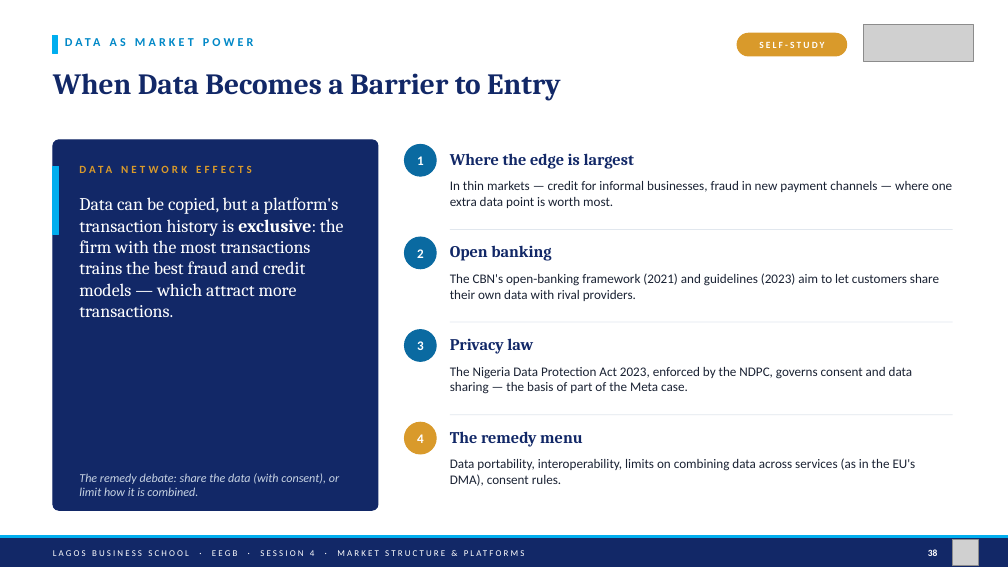
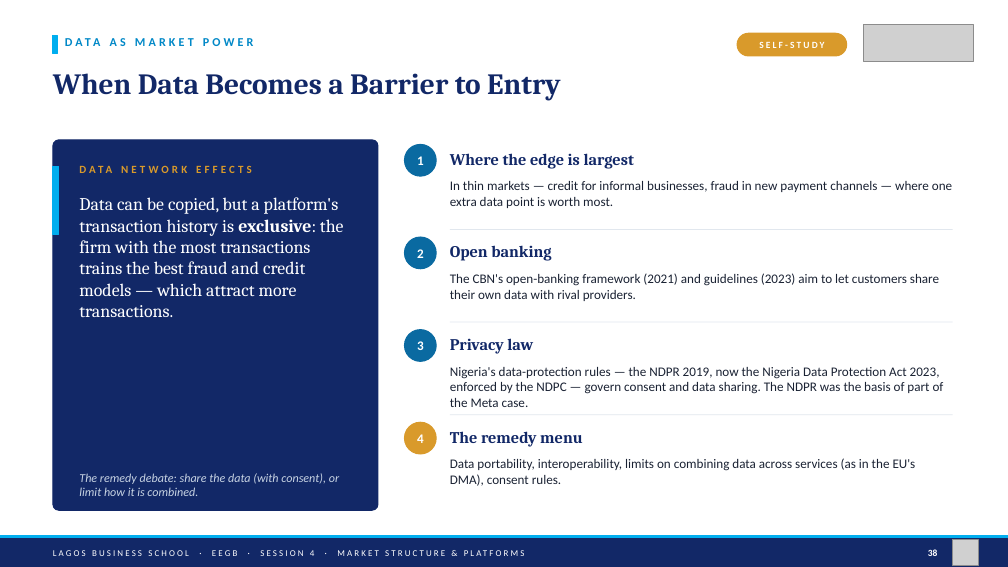
Before and after one commit to adibongo/eegb, a slide deck: slide 38 of sessions/s04/slides/EEGB_S04_Market_Structure_Platforms_Competition_Policy.pptx. Drawn at 1008x567 pixels with LibreOffice and Linux fonts; fonts in the diff are those of the drawing; grey boxes stand for pictures. Boxes give left, top, right and bottom in pixels: in the first picture for what was removed or moved away, otherwise in the second. Text is boxed around its words. In the diff, an @@ line names an element or a change of style, - is before the commit and + after.

```diff
--- a/sessions/s04/slides/EEGB_S04_Market_Structure_Platforms_Competition_Policy.pptx
+++ b/sessions/s04/slides/EEGB_S04_Market_Structure_Platforms_Competition_Policy.pptx
@@ text at [450, 367, 944, 407]: text changed @@
-The Nigeria Data Protection Act 2023, enforced by the NDPC, governs consent and data sharing — the basis of part of the Meta case.
+Nigeria's data-protection rules — the NDPR 2019, now the Nigeria Data Protection Act 2023, enforced by the NDPC — govern consent and data sharing. The NDPR was the basis of part of the Meta case.
```
Also in this commit, not shown: 17 other slides changed, 15 other files.
